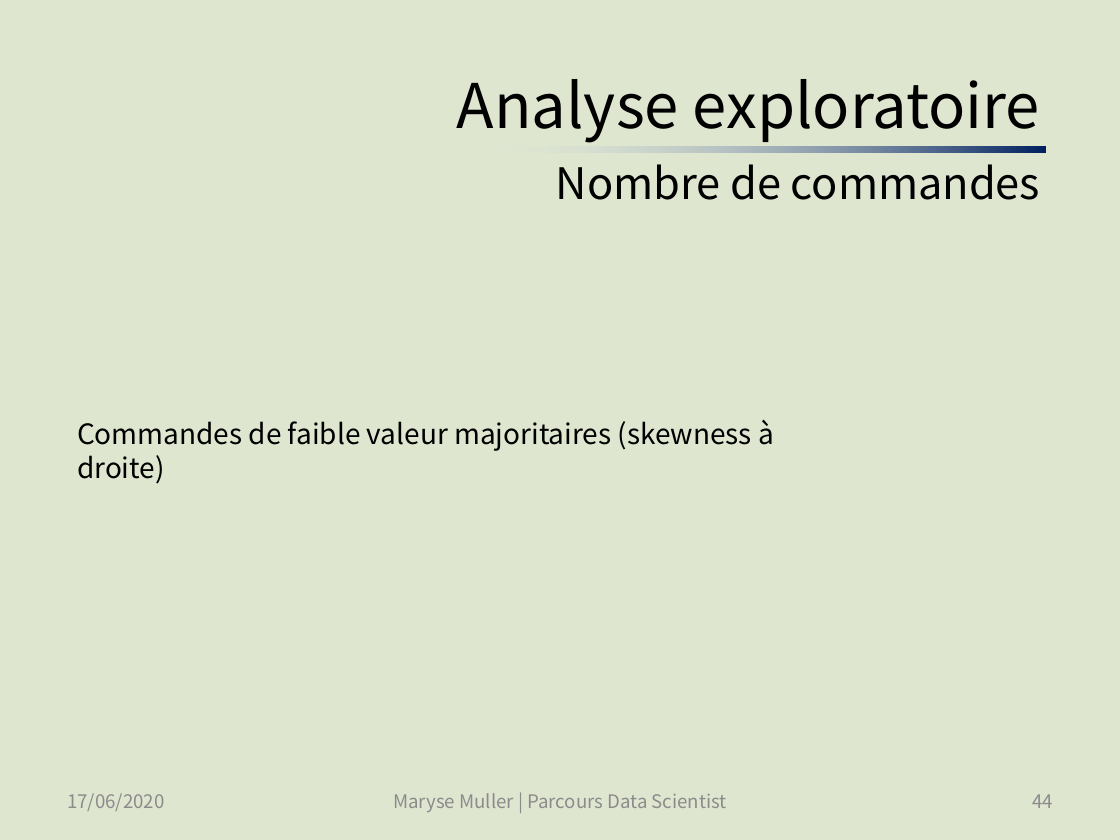
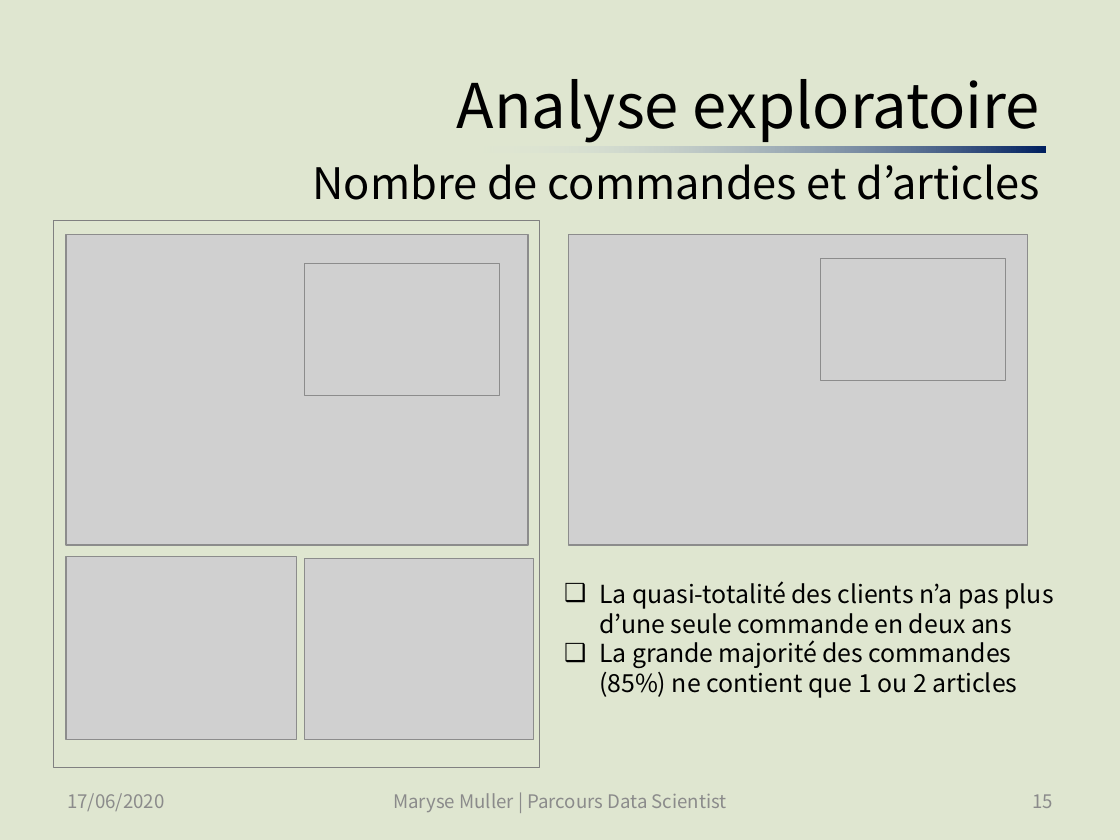
Before and after one commit to SmellyArmure/OC_DS_Project5, a slide deck: slide 15 of PRESENTATION/Projet5.pptx (slide 44 before the commit). Drawn at 1120x840 pixels with LibreOffice and Linux fonts; fonts in the diff are those of the drawing; grey boxes stand for pictures. Boxes give left, top, right and bottom in pixels: in the first picture for what was removed or moved away, otherwise in the second. Text is boxed around its words. In the diff, an @@ line names an element or a change of style, - is before the commit and + after.

Commit message:
P5_Cleaning_EDA_1 : remis la catégorie préférée et le mode de paiement préféré, exporté la base de donnée des produits des commandes également (pour analyse exploratoire dans la partie 2)  | P5_Cleaning_EDA_2 : ajouté des graphes à l'exploration pour la présentation | Présentation : ajouté et fini toute la partie Analyse exploratoire, corrigé qq slides existants.

```diff
--- a/PRESENTATION/Projet5.pptx
+++ b/PRESENTATION/Projet5.pptx
@@ title at box(313, 79, 1040, 200): text changed; size 39.6 to 27.9 pt @@
-Analyse exploratoire
-Nombre de commandes
+Analyse exploratoire
+Nombre de commandes et d’articles
@@ rectangle added at box(54, 221, 540, 767), outline #808080 0.5 pt @@
@@ picture added at box(66, 235, 528, 545) @@
@@ picture added at box(569, 235, 1027, 545) @@
@@ picture added at box(305, 263, 501, 395) @@
@@ picture added at box(821, 259, 1006, 381) @@
@@ text removed at box(77, 420, 774, 484) @@
-Commandes de faible valeur majoritaires (skewness à droite)
@@ picture added at box(66, 557, 297, 739) @@
@@ picture added at box(305, 558, 534, 739) @@
@@ text added at box(599, 581, 1054, 698), 16 pt, text #000000 @@
+❑ La quasi-totalité des clients n’a pas plus d’une seule commande en deux ans
+❑ La grande majorité des commandes (85%) ne contient que 1 ou 2 articles
@@ page number at box(1032, 794, 1053, 808): text changed @@
-44
+15
```
Also in this commit, not shown: 15 other slides changed, 7 other files.
